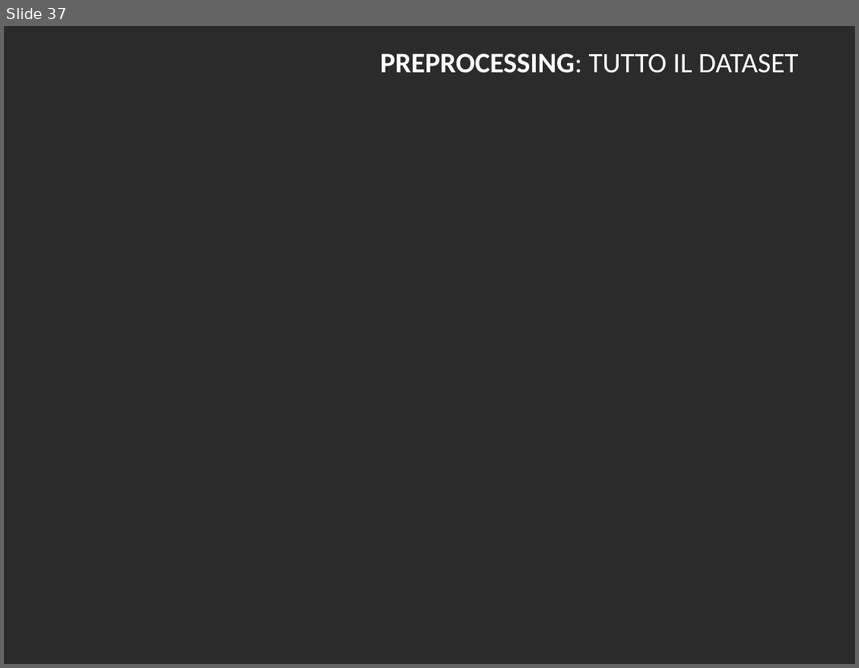
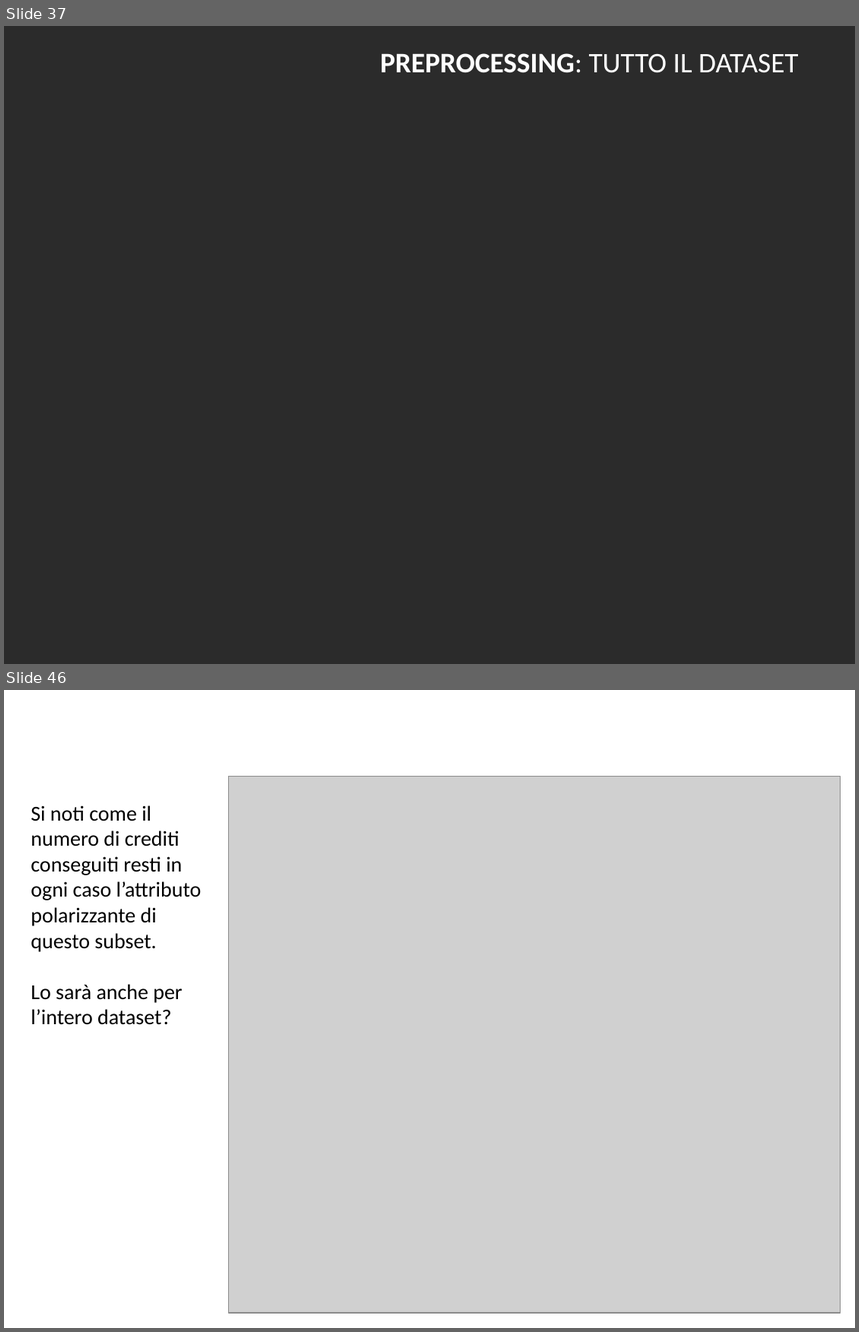
Before and after one commit to BlacknDecker/unifi, a slide deck: relazione.pptx. Shown one above the other, each under a label of ours: slide 37 before the commit, slides 37 and 46 after it; the slides between them are not shown. The pictures are 859x668 and 859x1332 pixels, drawn with LibreOffice and Linux fonts; fonts in the diff are those of the drawing; grey boxes stand for pictures; background and template pictures are left out; a plain dark background stands for a picture behind light text. Boxes give left, top, right and bottom in pixels: in the first picture for what was removed or moved away, otherwise in the second. Text is boxed around its words. In the diff, an @@ line names an element or a change of style, - is before the commit and + after.

Commit message:
Clustering clustering...

```diff
--- a/relazione.pptx
+++ b/relazione.pptx
@@ slide 46 added at (4,690,855,1328), background #FFFFFF @@
@@ text added at (75,704,841,811), 24 pt, text #FFFFFF, bold @@
+CLUSTER ANALYSIS: SUBSET GEN
@@ picture added at (229,777,841,1314) @@
@@ text added at (31,806,202,1025), 18 pt, text #000000 @@
+Si noti come il numero di crediti conseguiti resti in ogni caso l’attributo polarizzante di questo subset.
+Lo sarà anche per l’intero dataset?
```
Also in this commit, not shown: 7 slides changed, 4 other slides added, 1 slide removed, 8 other files.
